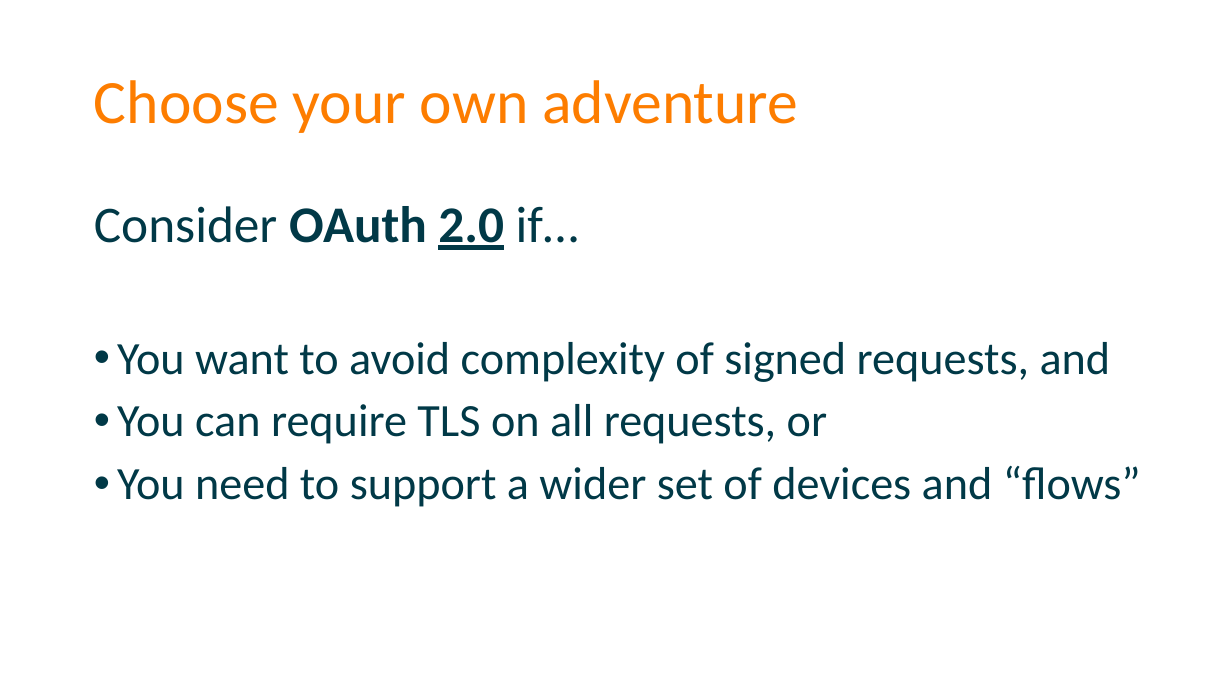
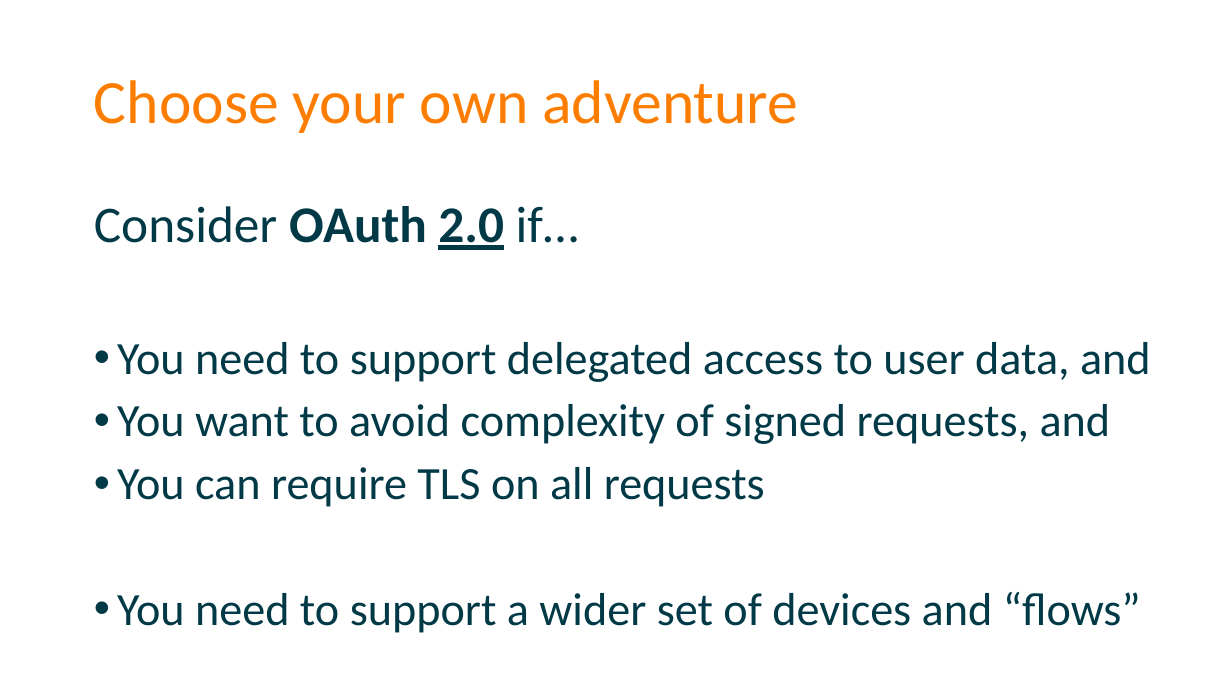
Before and after one commit to spetryjohnson/Securing-Your-API-Endpoints, a slide deck: slide 77 of Securing Your API Endpoints.pptx. Drawn at 1232x693 pixels with LibreOffice and Linux fonts; fonts in the diff are those of the drawing. Boxes give left, top, right and bottom in pixels: in the first picture for what was removed or moved away, otherwise in the second. Text is boxed around its words. In the diff, an @@ line names an element or a change of style, - is before the commit and + after.

```diff
--- a/Securing Your API Endpoints.pptx
+++ b/Securing Your API Endpoints.pptx
@@ text at [117, 342, 1151, 382]: paragraph added @@
+• You need to support delegated access to user data, and
@@ text at [117, 467, 765, 507]: text changed @@
-• You can require TLS on all requests, or
+• You can require TLS on all requests
```
Also in this commit, not shown: 8 other slides changed, 1 other file.
